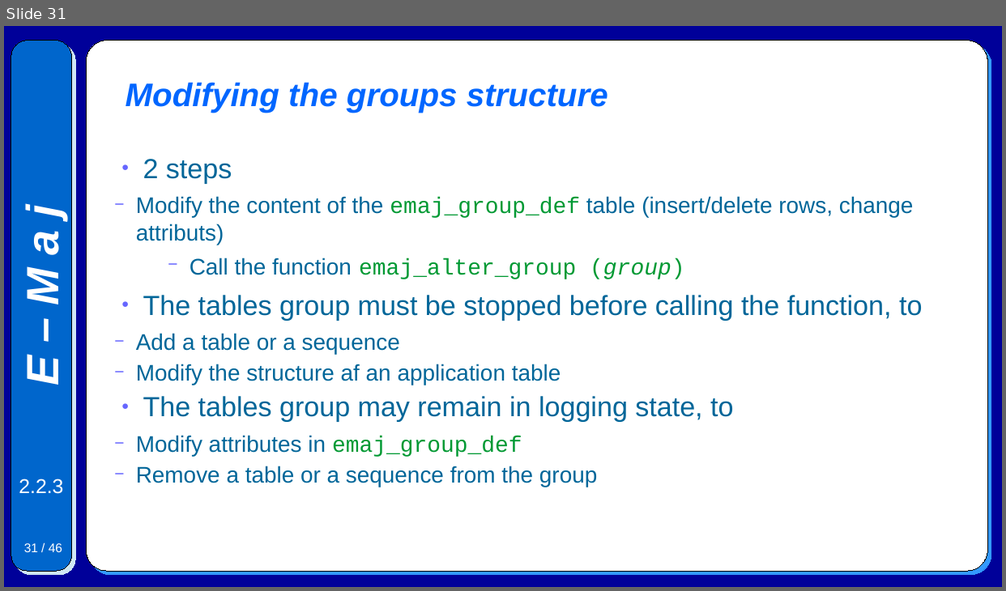
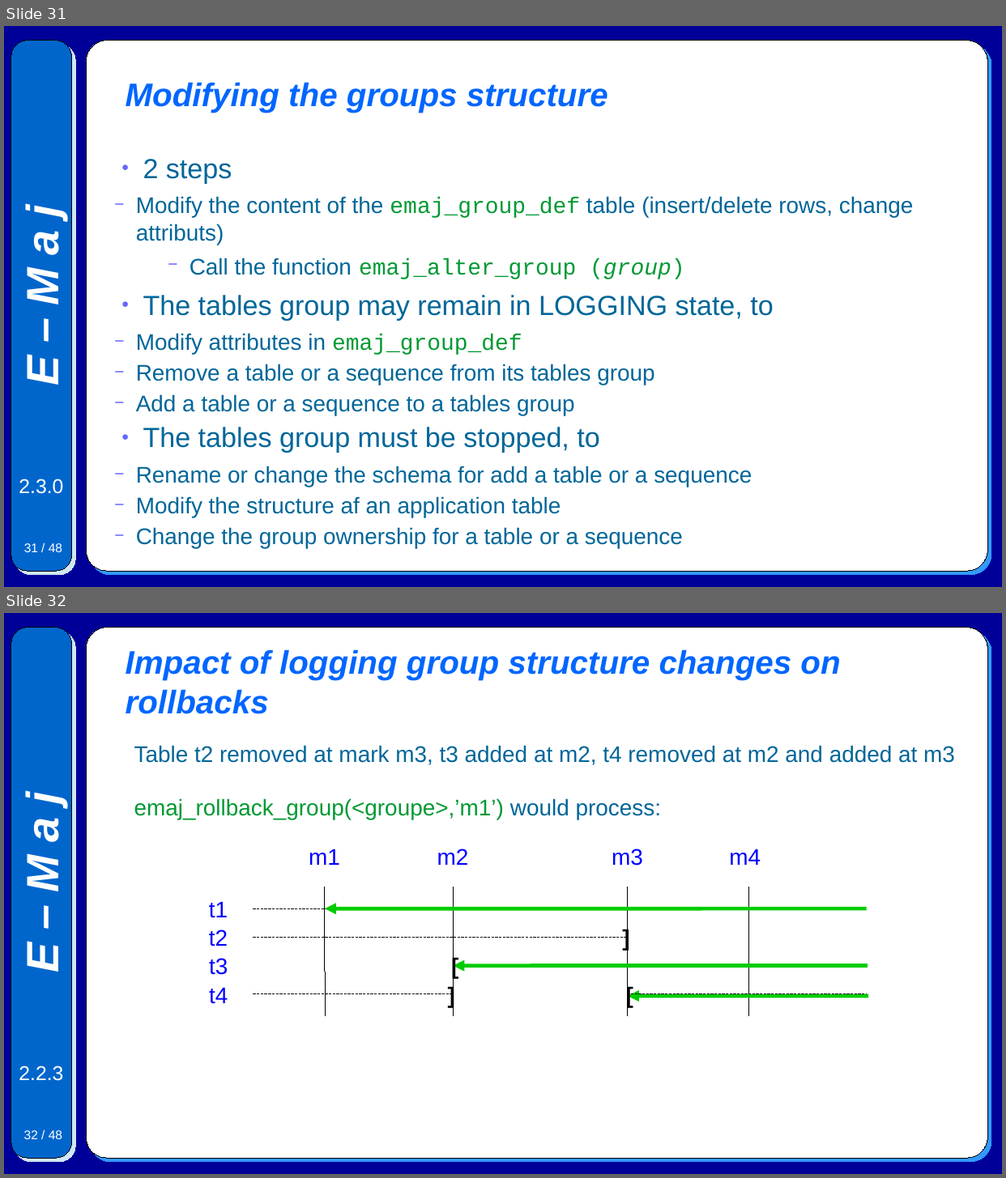
Before and after one commit to beaud76/emaj_doc, a slide deck: Emaj.devel_pres_en.odp. Shown one above the other, each under a label of ours: slide 31 before the commit, slides 31 and 32 after it. The pictures are 1006x591 and 1006x1178 pixels, drawn with LibreOffice and Linux fonts; fonts in the diff are those of the drawing. Boxes give left, top, right and bottom in pixels: in the first picture for what was removed or moved away, otherwise in the second. Text is boxed around its words. In the diff, an @@ line names an element or a change of style, - is before the commit and + after.

```diff
--- a/Emaj.devel_pres_en.odp
+++ b/Emaj.devel_pres_en.odp
@@ slide 32 added at [4, 613, 1002, 1174], background #000099; not listed: 3 template elements that a slide beside it also shows @@
@@ title added at [126, 649, 840, 714], 26 pt, text #0066FF, bold, italic @@
+Impact of logging group structure changes on rollbacks
@@ text added at [134, 745, 955, 765], 18 pt, text #006699 @@
+Table t2 removed at mark m3, t3 added at m2, t4 removed at m2 and added at m3
@@ text added at [134, 798, 661, 820], 18 pt, text #009933 @@
+emaj_rollback_group(<groupe>,’m1’) would process:
@@ text added at [309, 849, 340, 865], 18 pt, text #0000FF @@
+m1
@@ text added at [437, 849, 469, 865], 18 pt, text #0000FF @@
+m2
@@ text added at [612, 849, 643, 866], 18 pt, text #0000FF @@
+m3
@@ text added at [729, 849, 761, 865], 18 pt, text #0000FF @@
+m4
@@ text added at [209, 901, 228, 918], 18 pt, text #0000FF @@
+t1
@@ line added from (325, 888) to (325, 1016), #000000 0 pt @@
@@ line added from (454, 888) to (454, 1016), #000000 0 pt @@
@@ line added from (628, 888) to (628, 1016), #000000 0 pt @@
@@ line added from (749, 888) to (749, 1016), #000000 0 pt @@
@@ line added from (254, 909) to (867, 909), #000000 0 pt @@
@@ arrow added from (867, 909) to (325, 909), #00CC00 3 pt @@
@@ text added at [613, 920, 639, 954], 18 pt, text #000000, bold @@
+]
@@ text added at [209, 930, 228, 947], 18 pt, text #0000FF @@
+t2
@@ line added from (254, 937) to (628, 937), #000000 0 pt @@
@@ text added at [442, 948, 467, 982], 18 pt, text #000000, bold @@
+[
@@ text added at [209, 958, 228, 975], 18 pt, text #0000FF @@
+t3
@@ text added at [439, 977, 464, 1012], 18 pt, text #000000, bold @@
+]
@@ line added from (454, 966) to (867, 966), #000000 0 pt @@
@@ arrow added from (868, 966) to (454, 966), #00CC00 3 pt @@
@@ text added at [617, 977, 642, 1012], 18 pt, text #000000, bold @@
+[
@@ text added at [209, 987, 228, 1004], 18 pt, text #0000FF @@
+t4
@@ line added from (254, 995) to (454, 995), #000000 0 pt @@
@@ arrow added from (869, 996) to (628, 996), #00CC00 3 pt @@
@@ line added from (628, 995) to (867, 995), #000000 0 pt @@
@@ text added at [19, 1066, 63, 1081], 16 pt, text #FFFFFF @@
+2.2.3
@@ page number added at [24, 1131, 62, 1139], 10 pt, text #FFFFFF @@
+32 / 48
@@ slide 31 changed as well @@
@@ text at [136, 295, 773, 487]: text changed; size 22 to 18 pt @@
-● The tables group must be stopped before calling the function, to
-  − Add a table or a sequence
+● The tables group may remain in LOGGING state, to
+  − Modify attributes in emaj_group_def
+  − Remove a table or a sequence from its tables group
+  − Add a table or a sequence to a tables group
+● The tables group must be stopped, to
+  − Rename or change the schema for add a table or a sequence
@@ text at [19, 479, 63, 494]: text changed @@
-2.2.3
+2.3.0
@@ text at [221, 527, 534, 545]: text changed @@
-● The tables group may remain in logging state, to
-  − Modify attributes in emaj_group_def
-  − Remove a table or a sequence from the group
+  − Change the group ownership for a table or a sequence
@@ page number at [24, 544, 62, 552]: text changed @@
-31 / 46
+31 / 48
```
Also in this commit, not shown: 45 other slides changed, 1 other slide added, 4 other files.
